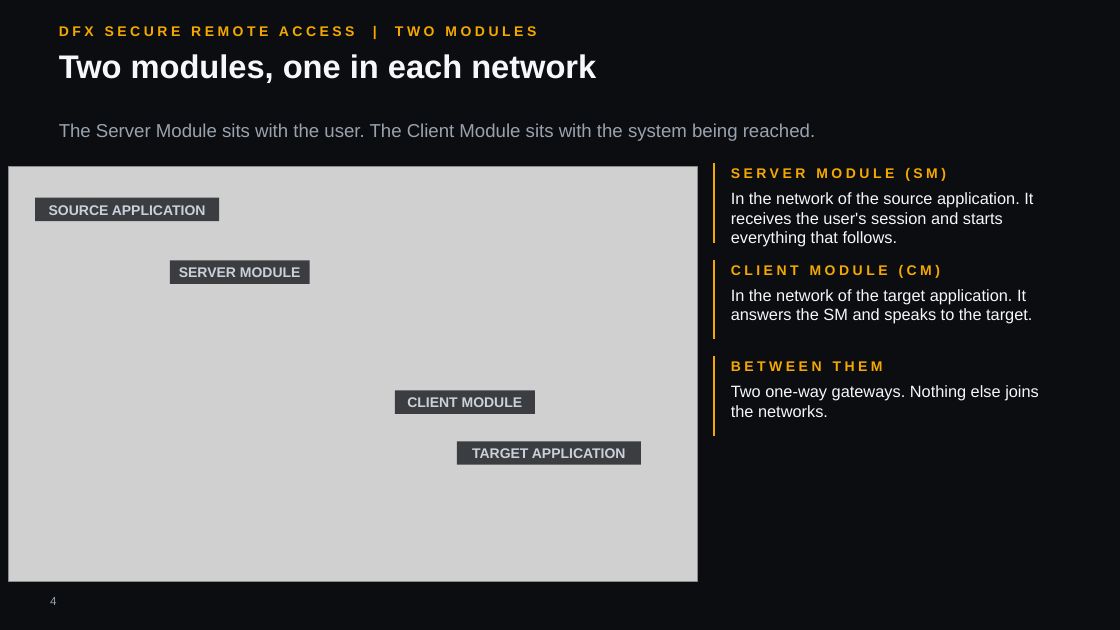
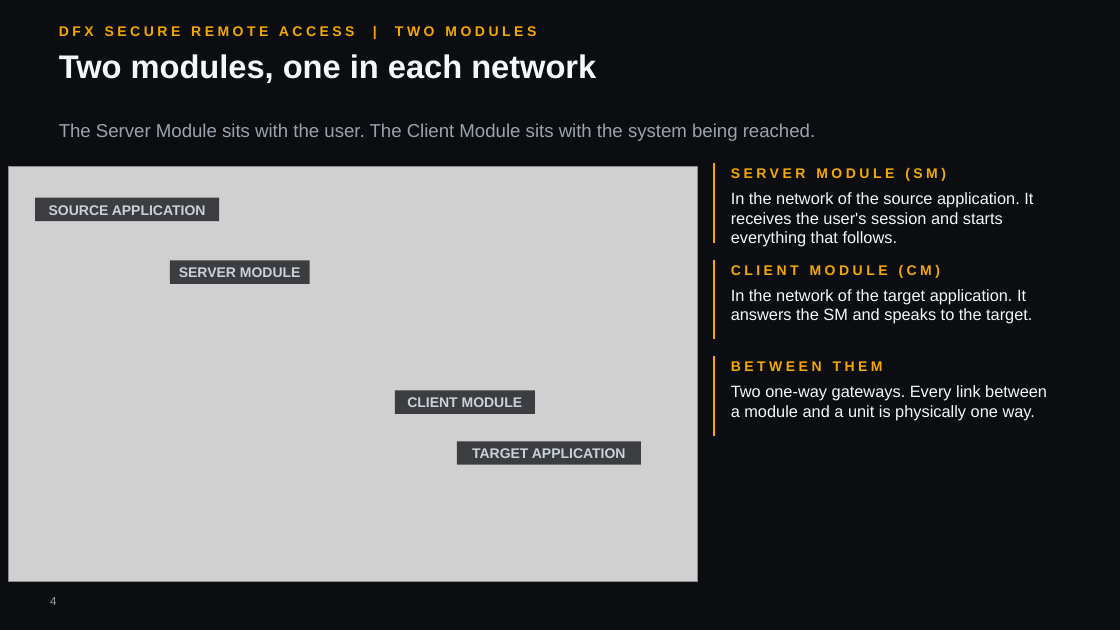
Before and after one commit to hybridus/DFX_Marketing, a slide deck: slide 4 of Projects/05_Presales_SRA_Deck/DFX_SRA_deck.pptx. Drawn at 1120x630 pixels with LibreOffice and Linux fonts; fonts in the diff are those of the drawing; grey boxes stand for pictures; background and template pictures are left out. Boxes give left, top, right and bottom in pixels: in the first picture for what was removed or moved away, otherwise in the second. Text is boxed around its words. In the diff, an @@ line names an element or a change of style, - is before the commit and + after.

```diff
--- a/Projects/05_Presales_SRA_Deck/DFX_SRA_deck.pptx
+++ b/Projects/05_Presales_SRA_Deck/DFX_SRA_deck.pptx
@@ text at <box>731,385,1047,421</box>: text changed @@
-Two one-way gateways. Nothing else joins the networks.
+Two one-way gateways. Every link between a module and a unit is physically one way.
```
Also in this commit, not shown: 4 other slides changed, 3 other files.
